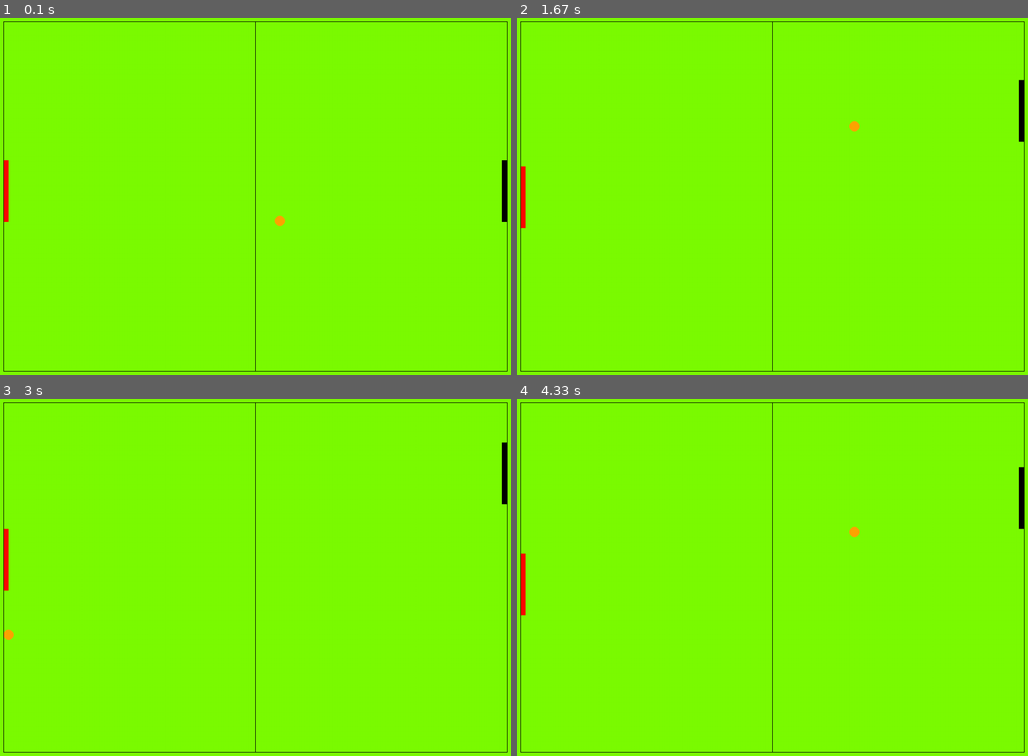
Above: before the commit, frames 1-4 (two rows, left to right).
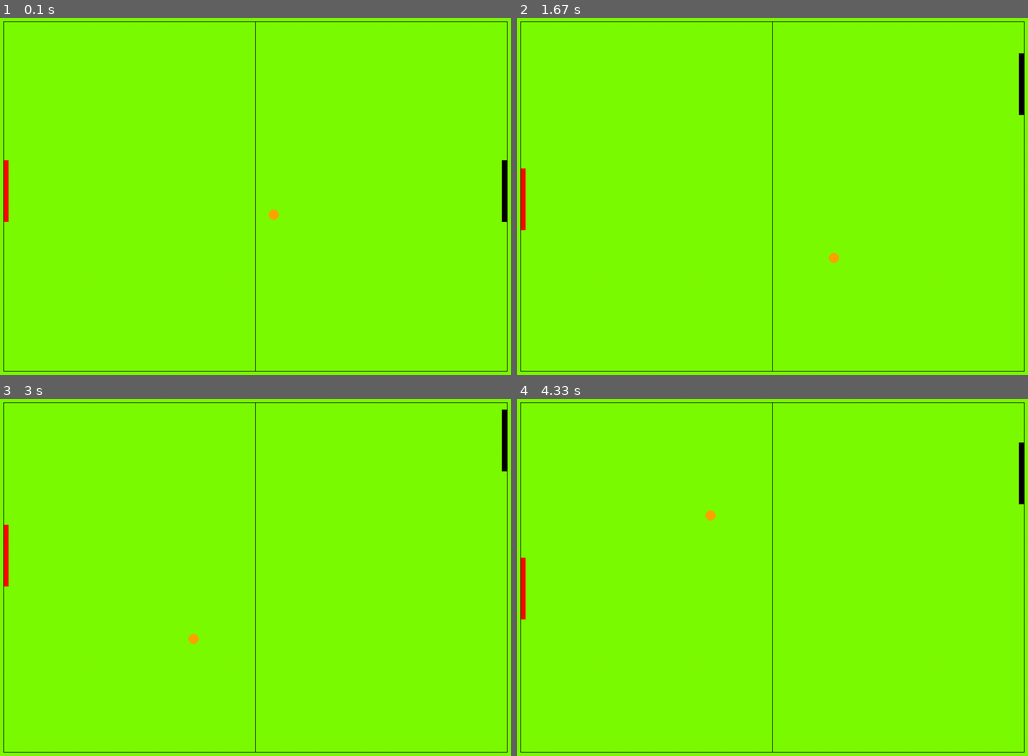
Above: after the commit, the same moments.

Repository: JAYAKANTHARUN/ping_pong_pygame
Game: pygame game, started from main.py
Same seed, same stepped clock (60 frames per second), same inputs: the game is played once before the commit and once after it.
Inputs:
- Up to frame 1 (0.1 s): no input
- Up to frame 2 (1.67 s): hold Up 0.33-0.8 s; hold Down 0.83-1.13 s; hold S 0.83-1.13 s; hold Up 1.17-1.53 s; hold W 1.17-1.53 s; hold Down from 1.57 s (still down); hold S from 1.57 s (still down)
- Up to frame 3 (3 s): release Down at 1.93 s; release S at 1.93 s; hold Up 1.97-2.27 s; hold W 1.97-2.27 s; hold Down 2.3-2.6 s; hold S 2.3-2.6 s; hold Up from 2.63 s (still down); hold W from 2.63 s (still down)
- Up to frame 4 (4.33 s): release Up at 3 s; release W at 3 s; hold Down 3.03-3.4 s; hold S 3.03-3.4 s; hold Up 3.43-3.73 s; hold W 3.43-3.73 s; hold Down 3.77-4.07 s; hold S 3.77-4.07 s; hold Up from 4.1 s (still down); hold W from 4.1 s (still down)

The runs differ from the first frame. In frame 1, less than 0.1% of the frame differs, in the area x 52-56%, y 53-59%; in frame 2, 0.3%; in frame 3, 0.3%, in the area x 0-100%, y 2-69%; in frame 4, 0.3%.

Commit message:
Updated Regeneration

Diff:
--- a/main.py
+++ b/main.py
@@ -1,5 +1,5 @@
 #import pygame library
-import pygame,sys
+import pygame,sys,random
 
 def playeranimation():
     if player1.top<=10:
@@ -22,12 +22,17 @@
     if ball.top<=10 or ball.bottom>=screenheight-10:
         ballspeedy*=-1
     if ball.left<=10 or ball.right>=screenwidth-10:
-        ballspeedx*=-1
+        ballstart()
 
     #collide
     if ball.colliderect(player1) or ball.colliderect(player2):
         ballspeedx*=-1
 
+def ballstart():
+    global ballspeedx,ballspeedy
+    ball.center = (screenwidth/2, screenheight/2)
+    ballspeedy *= random.choice((1,-1))
+    ballspeedx *= random.choice((1,-1))
 
 pygame.init()
 
@@ -58,11 +63,11 @@
 player2=pygame.Rect(screenwidth - 20, screenheight / 2 - 70, 10,120)
 
 #speed
-ballspeedx=4
-ballspeedy=4
+ballspeedx=3
+ballspeedy=3
 player1speed=0
 player2speed=0
-speed=3
+speed=4
 
 
 #run the window
